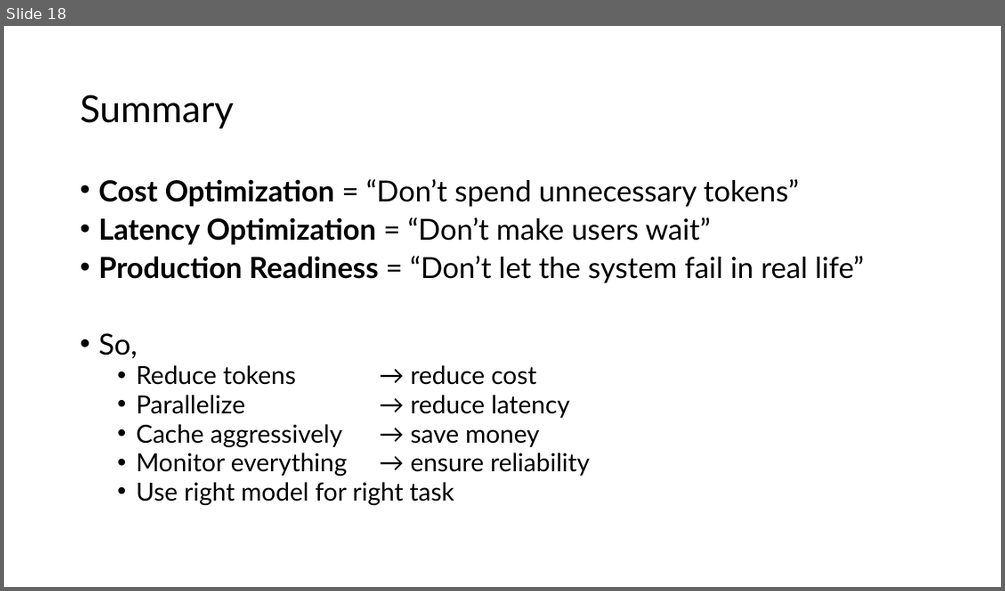
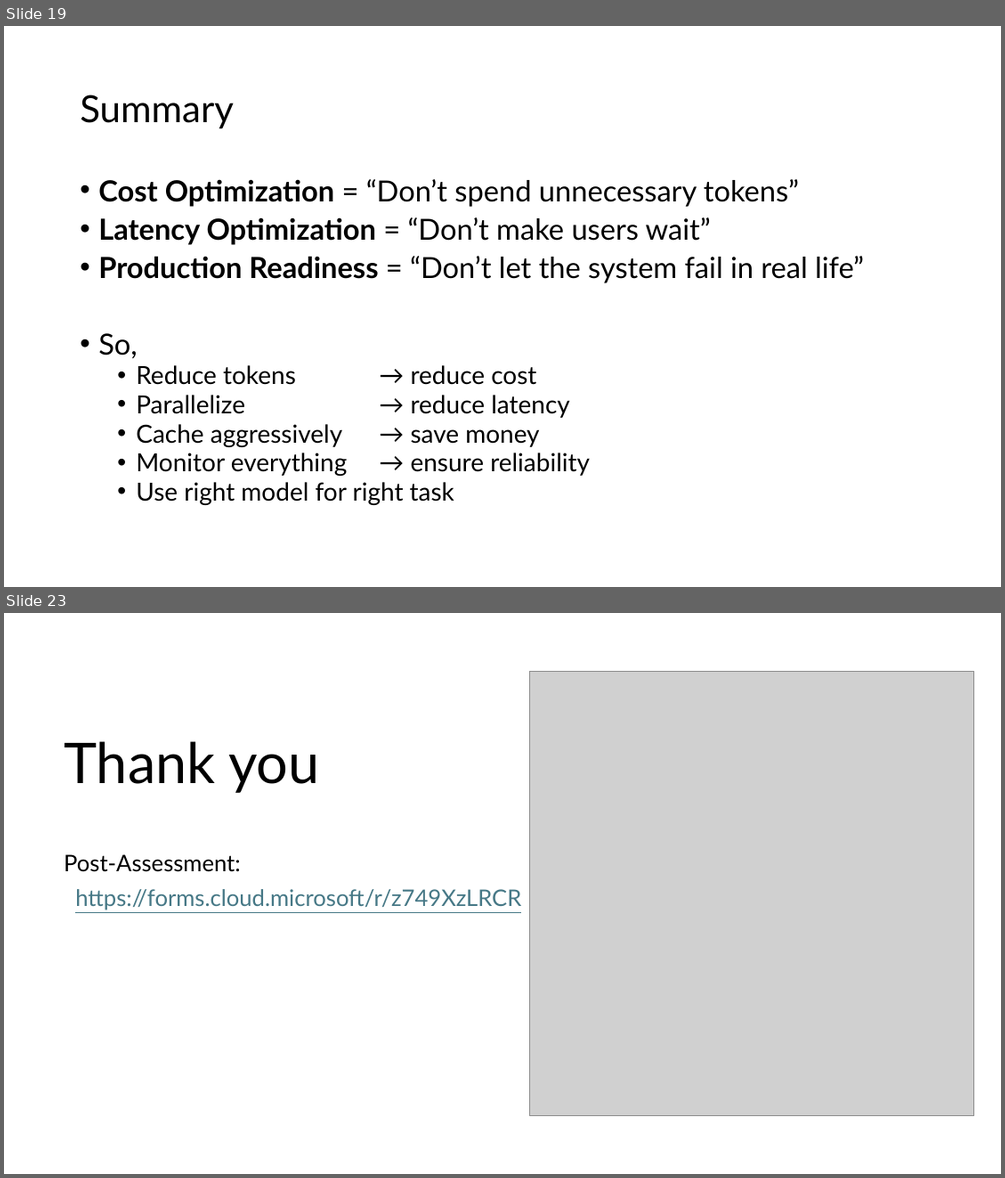
Before and after one commit to AjaySingala/ajs_walmart_apr2026_hol_day05, a slide deck: docs/02 Performance Latency and Cost Optimization.pptx. Shown one above the other, each under a label of ours: slide 18 before the commit, slides 19 and 23 after it; the slides between them are not shown. The pictures are 1005x591 and 1005x1178 pixels, drawn with LibreOffice and Linux fonts; fonts in the diff are those of the drawing; grey boxes stand for pictures. Boxes give left, top, right and bottom in pixels: in the first picture for what was removed or moved away, otherwise in the second. Text is boxed around its words. In the diff, an @@ line names an element or a change of style, - is before the commit and + after.

```diff
--- a/docs/02 Performance Latency and Cost Optimization.pptx
+++ b/docs/02 Performance Latency and Cost Optimization.pptx
@@ slide 23 added at bbox=[4, 613, 1001, 1174], background #FFFFFF @@
@@ picture added at bbox=[530, 672, 974, 1116] @@
@@ title added at bbox=[64, 741, 319, 793], 54 pt, text #000000 @@
+Thank you
@@ text added at bbox=[64, 854, 521, 910], 22 pt, text #467886, underline @@
+Post-Assessment:
+https://forms.cloud.microsoft/r/z749XzLRCR
@@ what was slide 18 is now slide 19 @@
```
Also in this commit, not shown: 2 slides changed, 3 other slides added, 1 slide removed, 1 other file.
